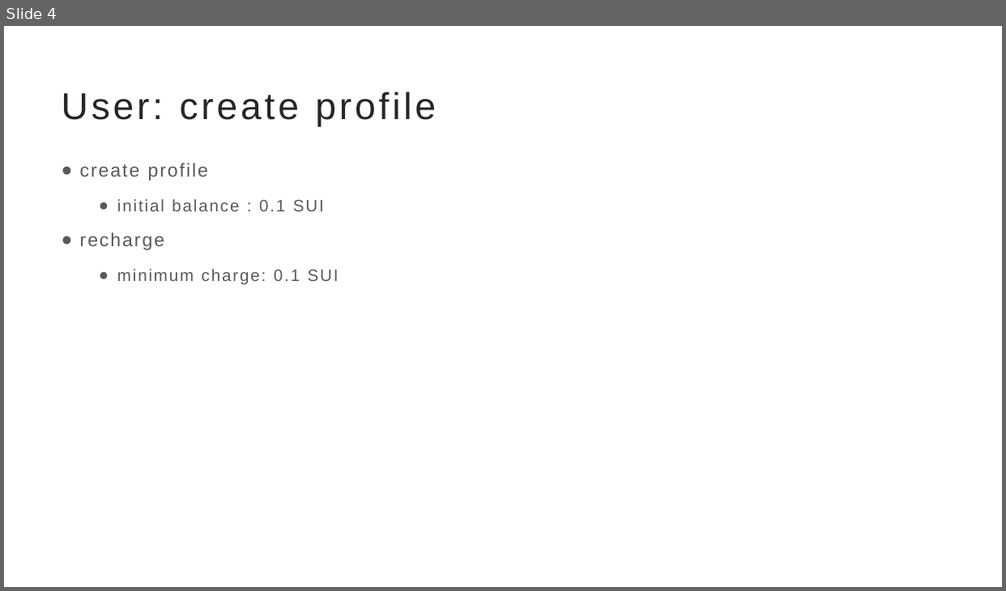
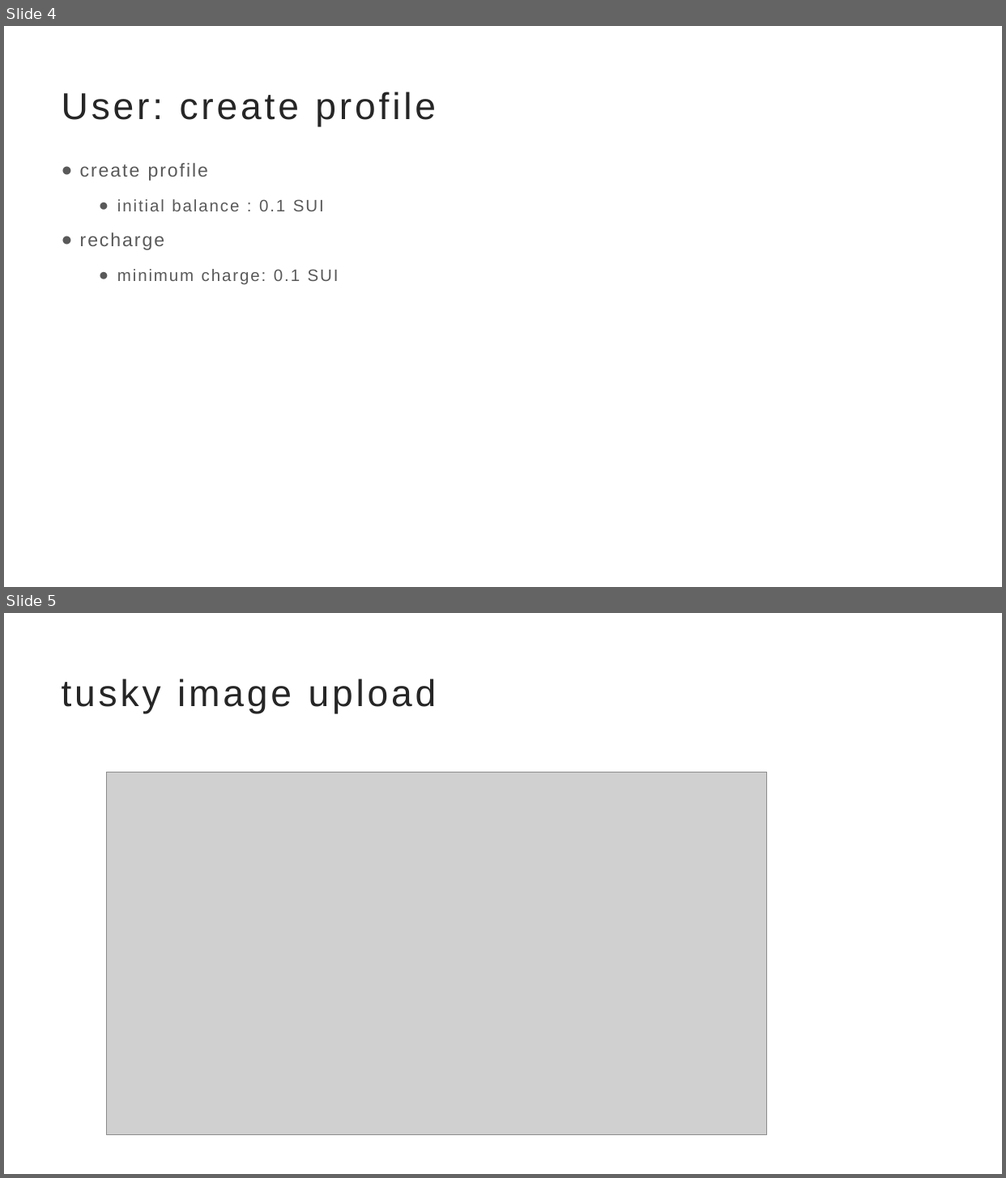
Before and after one commit to nextuser/tusky-image, a slide deck: doc/TuskyImage.pptx. Shown one above the other, each under a label of ours: slide 4 before the commit, slides 4 and 5 after it. The pictures are 1006x591 and 1006x1178 pixels, drawn with LibreOffice and Linux fonts; fonts in the diff are those of the drawing; grey boxes stand for pictures. Boxes give left, top, right and bottom in pixels: in the first picture for what was removed or moved away, otherwise in the second. Text is boxed around its words. In the diff, an @@ line names an element or a change of style, - is before the commit and + after.

```diff
--- a/doc/TuskyImage.pptx
+++ b/doc/TuskyImage.pptx
@@ slide 5 added at box(4, 613, 1002, 1174), background #FFFFFF @@
@@ title added at box(62, 679, 437, 714), 36 pt, text #262626 @@
+tusky image upload
@@ picture added at box(107, 772, 767, 1135) @@
```
Also in this commit, not shown: 3 slides changed, 4 other slides added.
